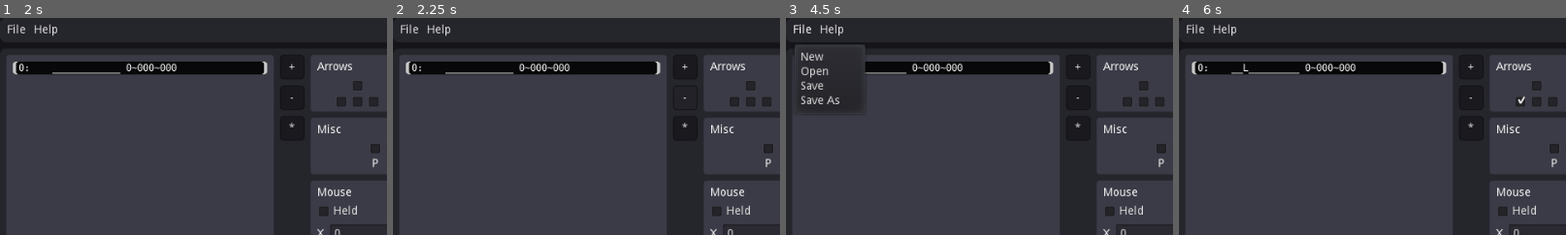
Above: before the commit, frames 1-4 (left to right).
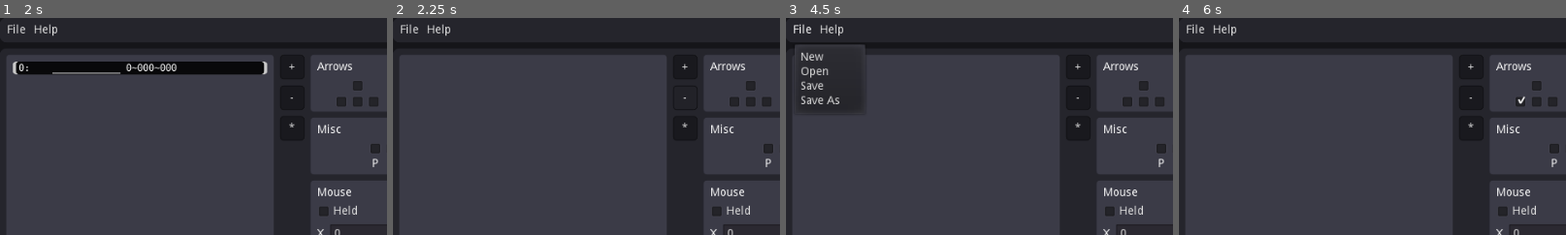
Above: after the commit, the same moments.

Repository: GTcreyon/tas63editor-gd
Game: Godot game, scene res://main.tscn
Two runs of this game, one before a commit and one after it. Both use one fixed random seed, a clock stepped at 60 frames per second and the inputs below.
Inputs (mouse positions are % of the whole screen's width and height, from its top left):
- Up to frame 1 (2 s): click "+" at 0.5 s; click "0: ____________ 0~000~000" at 1.25 s
- Up to frame 2 (2.25 s): click "-" at 2 s
- Up to frame 3 (4.5 s): click "*" at 2.75 s; click "-" at 3.5 s; click "File" at 4.25 s
- Up to frame 4 (6 s): click (46, 16) at 5 s; click (44, 19) at 5.75 s
The pictures show only the part of the screen within x 0-50%, y 0-50%; the shares and areas given below are measured in that part.

Frame 1 is identical in both runs. In frame 2, 3.7% of the frame differs, in the area x 3-70%, y 20-26%; in frame 3, 2.7%; in frame 4, 3.7%.
Error after the commit: Invalid get index '-1' (on base: 'Array'). (res://clone_frame.gd:9)

Commit message:
Clone frames, remove frames

Diff:
--- a/add_input.gd
+++ b/add_input.gd
@@ -12,4 +12,4 @@
 	if main.last_selected != -1:
 		list.move_child(inst, main.last_selected + 1)
 	inst.set_input_string()
-	main.update_after(main.last_selected)
+	main.update_after(main.last_selected + 2)
--- /dev/null
+++ b/clone_frame.gd
@@ -0,0 +1,19 @@
+extends Button
+
+const FRAME_PREFAB = preload("res://frame.tscn")
+
+onready var main = $"/root/Main"
+
+
+func _on_CloneFrame_pressed():
+	var end_index = main.selected_frames[main.selected_frames.size() - 1].get_index()
+	var i = 0
+	for frame in main.selected_frames:
+		i += 1
+		var inst = FRAME_PREFAB.instance()
+		inst.keys = frame.keys
+		inst.mouse_held = frame.mouse_held
+		inst.mouse_pos = frame.mouse_pos
+		main.frame_list.add_child(inst)
+		main.frame_list.move_child(inst, end_index + i)
+	main.update_after(end_index)
--- a/main.gd
+++ b/main.gd
@@ -64,16 +64,16 @@
 		for child in all_frames.slice(end_indexes[0] + 1, end_indexes[1] - 1):
 			child.pressed = true
 			selected_frames.append(child)
-		selected_frames.append(all_frames[end_indexes[0]])
+		#selected_frames.append(all_frames[end_indexes[0]])
 		selected_frames.append(all_frames[end_indexes[1]])
 	else:
 		if !Input.is_action_pressed("select_multi"):
 			for frame in selected_frames:
 				frame.pressed = false
 			selected_frames = []
+			set_inputs(frame.keys, frame.mouse_held, frame.mouse_pos)
 		selected_frames.append(frame)
 		last_selected = frame.get_index()
-		set_inputs(frame.keys, frame.mouse_held, frame.mouse_pos)
 
 
 func select_event(event: Event) -> void:
@@ -94,5 +94,5 @@
 
 func update_after(index: int) -> void:
 	var all_frames = frame_list.get_children()
-	for child in all_frames.slice(index + 2, all_frames.size()):
+	for child in all_frames.slice(index, all_frames.size()):
 		child.update_input_string()
--- a/main.tscn
+++ b/main.tscn
@@ -7,6 +7,9 @@
 [ext_resource path="res://key.gd" type="Script" id=5]
 [ext_resource path="res://file.gd" type="Script" id=6]
 [ext_resource path="res://add_event.gd" type="Script" id=7]
+[ext_resource path="res://remove_event.gd" type="Script" id=8]
+[ext_resource path="res://remove_frame.gd" type="Script" id=9]
+[ext_resource path="res://clone_frame.gd" type="Script" id=10]
 
 [node name="Main" type="Control"]
 anchor_right = 1.0
@@ -118,6 +121,7 @@
 margin_bottom = 68.0
 rect_min_size = Vector2( 0, 30 )
 text = "-"
+script = ExtResource( 9 )
 
 [node name="CloneFrame" type="Button" parent="Panel/MainVBox/MainDivider/InputPanel/InputDivider/InputButtons"]
 margin_top = 76.0
@@ -125,6 +129,7 @@
 margin_bottom = 106.0
 rect_min_size = Vector2( 0, 30 )
 text = "*"
+script = ExtResource( 10 )
 
 [node name="InputControls" type="VBoxContainer" parent="Panel/MainVBox/MainDivider/InputPanel/InputDivider"]
 margin_left = 377.0
@@ -566,6 +571,7 @@
 margin_bottom = 68.0
 rect_min_size = Vector2( 0, 30 )
 text = "-"
+script = ExtResource( 8 )
 
 [node name="VBoxContainer" type="VBoxContainer" parent="Panel/MainVBox/MainDivider/RightPanel/RightDivider/EventPanel/RNGControls"]
 margin_left = 38.0
@@ -611,6 +617,8 @@
 
 [connection signal="file_selected" from="Panel/MainVBox/ToolBar/HBoxContainer/File/FileDialog" to="Panel/MainVBox/ToolBar/HBoxContainer/File" method="_on_FileDialog_file_selected"]
 [connection signal="pressed" from="Panel/MainVBox/MainDivider/InputPanel/InputDivider/InputButtons/AddFrame" to="Panel/MainVBox/MainDivider/InputPanel/InputDivider/InputButtons/AddFrame" method="_on_AddInput_pressed"]
+[connection signal="pressed" from="Panel/MainVBox/MainDivider/InputPanel/InputDivider/InputButtons/RemoveFrame" to="Panel/MainVBox/MainDivider/InputPanel/InputDivider/InputButtons/RemoveFrame" method="_on_RemoveFrame_pressed"]
+[connection signal="pressed" from="Panel/MainVBox/MainDivider/InputPanel/InputDivider/InputButtons/CloneFrame" to="Panel/MainVBox/MainDivider/InputPanel/InputDivider/InputButtons/CloneFrame" method="_on_CloneFrame_pressed"]
 [connection signal="toggled" from="Panel/MainVBox/MainDivider/InputPanel/InputDivider/InputControls/VBoxContainer/HBoxContainer/ArrowPanel/VBoxContainer/GridContainer/KeyU" to="." method="set_frame_inputs"]
 [connection signal="toggled" from="Panel/MainVBox/MainDivider/InputPanel/InputDivider/InputControls/VBoxContainer/HBoxContainer/ArrowPanel/VBoxContainer/GridContainer/KeyL" to="." method="set_frame_inputs"]
 [connection signal="toggled" from="Panel/MainVBox/MainDivider/InputPanel/InputDivider/InputControls/VBoxContainer/HBoxContainer/ArrowPanel/VBoxContainer/GridContainer/KeyD" to="." method="set_frame_inputs"]
@@ -628,5 +636,6 @@
 [connection signal="value_changed" from="Panel/MainVBox/MainDivider/InputPanel/InputDivider/InputControls/MousePanel/VBoxContainer/MouseYContainer/MouseY" to="." method="set_frame_inputs"]
 [connection signal="gui_input" from="Panel/MainVBox/MainDivider/InputPanel/InputDivider/InputControls/MousePanel/VBoxContainer/MousePanel" to="Panel/MainVBox/MainDivider/InputPanel/InputDivider/InputControls/MousePanel/VBoxContainer/MousePanel" method="_on_MousePanel_gui_input"]
 [connection signal="pressed" from="Panel/MainVBox/MainDivider/RightPanel/RightDivider/EventPanel/RNGControls/RNGButtons/AddEvent" to="Panel/MainVBox/MainDivider/RightPanel/RightDivider/EventPanel/RNGControls/RNGButtons/AddEvent" method="_on_AddEvent_pressed"]
+[connection signal="pressed" from="Panel/MainVBox/MainDivider/RightPanel/RightDivider/EventPanel/RNGControls/RNGButtons/RemoveEvent" to="Panel/MainVBox/MainDivider/RightPanel/RightDivider/EventPanel/RNGControls/RNGButtons/RemoveEvent" method="_on_RemoveEvent_pressed"]
 [connection signal="value_changed" from="Panel/MainVBox/MainDivider/RightPanel/RightDivider/EventPanel/RNGControls/VBoxContainer/EventIndexContainer/EventIndex" to="." method="set_event_data"]
 [connection signal="value_changed" from="Panel/MainVBox/MainDivider/RightPanel/RightDivider/EventPanel/RNGControls/VBoxContainer/EventValueContainer/EventValue" to="." method="set_event_data"]
--- /dev/null
+++ b/remove_event.gd
@@ -0,0 +1,9 @@
+extends Button
+
+onready var main = $"/root/Main"
+
+
+func _on_RemoveEvent_pressed():
+	if main.selected_event != null:
+		main.selected_event.queue_free()
+		main.selected_event = null
--- /dev/null
+++ b/remove_frame.gd
@@ -0,0 +1,13 @@
+extends Button
+
+onready var main = $"/root/Main"
+
+
+func _on_RemoveFrame_pressed():
+	var min_index = INF
+	for frame in main.selected_frames:
+		min_index = min(frame.get_index(), min_index)
+		main.frame_list.remove_child(frame)
+		frame.queue_free()
+	main.selected_frames = []
+	main.update_after(min_index)
Not shown: 1 places in main.tscn that only renumber resources
